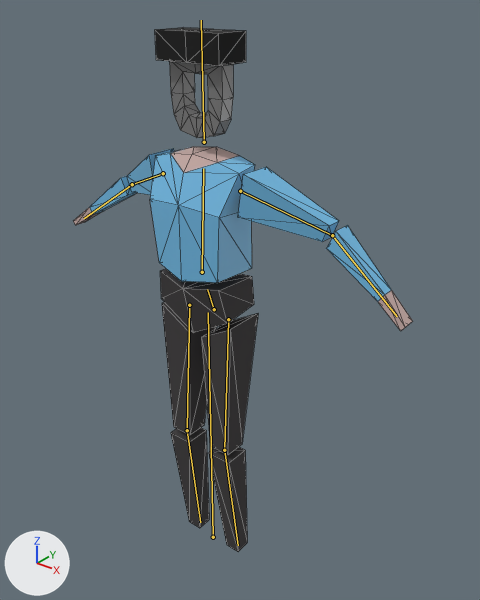
Before and after pictures for a commit that changed the glTF model assets/models/characters/blank.glb.
One viewpoint serves both versions: a 50 mm camera at (1.226, -1.375, 1.866) aimed at (0.106, 0.025, 0.998). Lighting does not change. The marker at lower left points along +X, +Y and +Z. The bones that bend it are drawn over the model as lines. Mesh edges are drawn as thin lines.

Names of what the first picture shows: 'friend'.
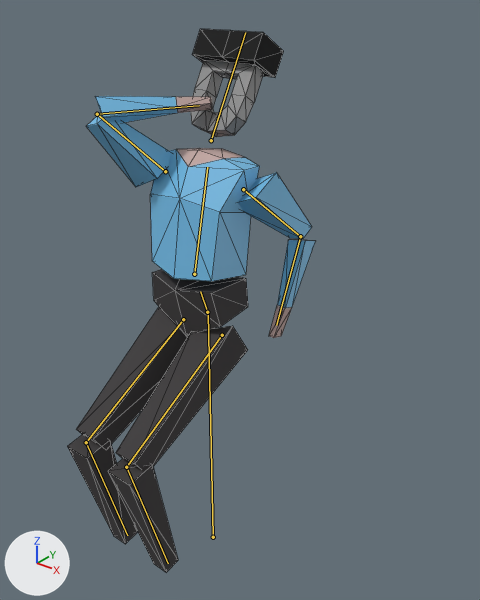
The newer file adds an action. The first version stands in its rest pose; the second is drawn at frame 30 of the action 'sit-stool-drink-loop'.

Boxes (x1, y1, x2, y2) around the edits, measured in the pictures (480 x 600 px):
'friend', posed (26% narrower)
    before: (74, 27, 413, 552)
    after: (67, 29, 316, 573)
bone 'hip', root to tip
    before: (214, 309) to (207, 289)
    after: (207, 312) to (200, 291)
bone 'torso', root to tip
    before: (202, 272) to (203, 168)
    after: (194, 274) to (207, 167)
bone 'head', root to tip
    before: (204, 142) to (201, 20)
    after: (211, 140) to (245, 32)
bone 'upper_arm.L', root to tip
    before: (240, 191) to (332, 235)
    after: (243, 189) to (300, 236)
bone 'lower_arm.L', root to tip
    before: (332, 235) to (397, 316)
    after: (300, 236) to (276, 325)
bone 'upper_arm.R', root to tip
    before: (163, 173) to (132, 184)
    after: (165, 171) to (97, 114)
bone 'lower_arm.R', root to tip
    before: (132, 184) to (84, 218)
    after: (97, 114) to (199, 105)
bone 'upper_leg.L', root to tip
    before: (228, 319) to (224, 450)
    after: (222, 335) to (126, 467)
bone 'lower_leg.L', root to tip
    before: (224, 450) to (238, 545)
    after: (126, 467) to (168, 563)
bone 'upper_leg.R', root to tip
    before: (189, 305) to (187, 430)
    after: (183, 319) to (86, 442)
bone 'lower_leg.R', root to tip
    before: (187, 430) to (200, 522)
    after: (86, 442) to (127, 535)

The change in detail:
Bone 'hip' (bone_hip) moves from (0.0, 0.0, 0.0) to (0.008, 0.023, 0.035).
Bone 'torso' (bone_torso) turns from (0, 0, 0) to (-9, 0, 0) degrees about its own x, y and z.
Bone 'head' (bone_head) turns from (0, 0, 0) to (-21, 0, 0) degrees about its own x, y and z.
Bone 'upper_arm.L' (bone_upper_arm_l) turns from (0, 0, 0) to (-45, 24, -55) degrees about its own x, y and z.
Bone 'lower_arm.L' (bone_lower_arm_l) turns from (0, 0, 0) to (45, 0, 0) degrees about its own x, y and z.
Bone 'upper_arm.R' (bone_upper_arm_r) turns from (0, 0, 0) to (130, -14, 79) degrees about its own x, y and z.
Bone 'lower_arm.R' (bone_lower_arm_r) turns from (0, 0, 0) to (63, -35, 59) degrees about its own x, y and z.
Bone 'upper_leg.L' (bone_upper_leg_l) moves from (0.0, 0.0, 0.0) to (0.0, 0.043, -0.003).
Bone 'upper_leg.L' (bone_upper_leg_l) turns from (0, 0, 0) to (57, -1, 0) degrees about its own x, y and z.
Bone 'lower_leg.L' (bone_lower_leg_l) turns from (0, 0, 0) to (-65, 1, 0) degrees about its own x, y and z.
Bone 'upper_leg.R' (bone_upper_leg_r) moves from (0.0, 0.0, 0.0) to (0.0, 0.043, -0.003).
Bone 'upper_leg.R' (bone_upper_leg_r) turns from (0, 0, 0) to (57, 1, 0) degrees about its own x, y and z.
Bone 'lower_leg.R' (bone_lower_leg_r) turns from (0, 0, 0) to (-65, -1, 0) degrees about its own x, y and z.
